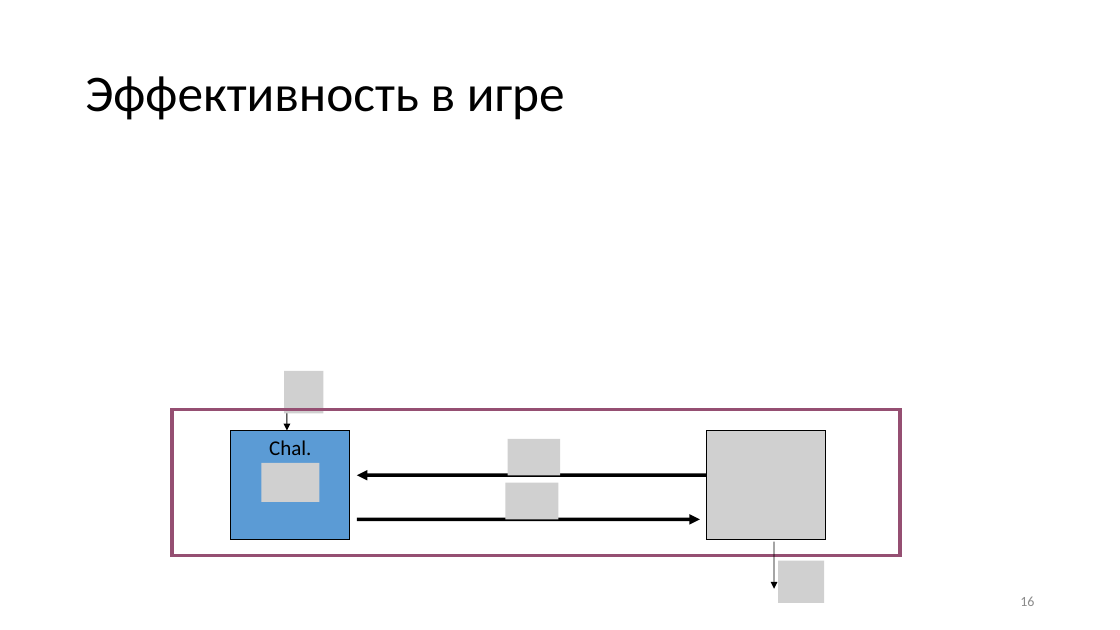
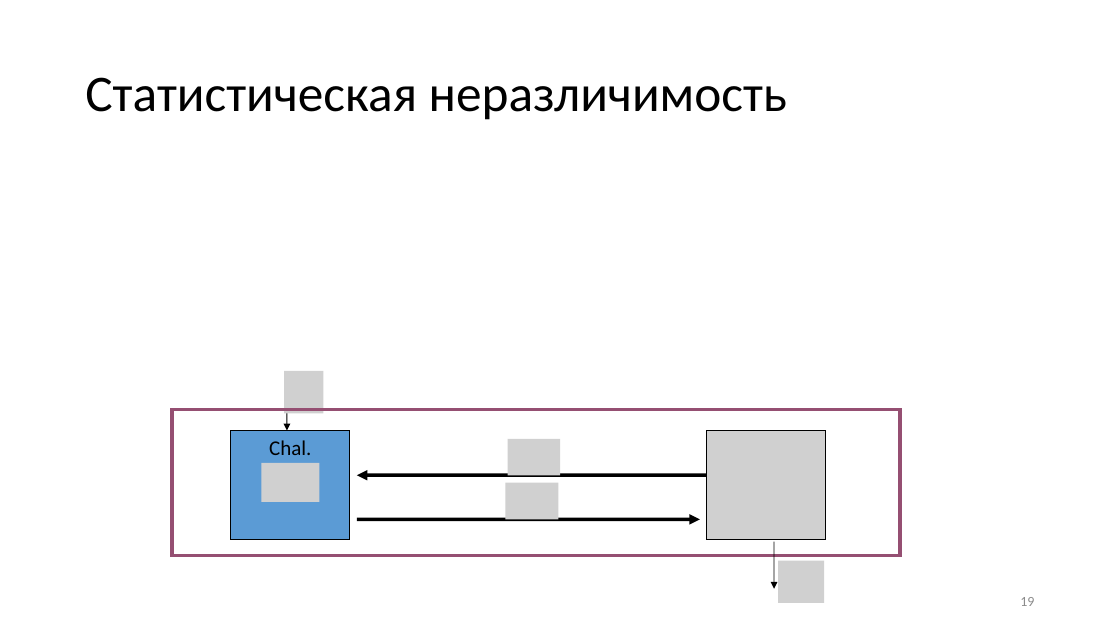
Before and after one commit to CryptoCourse/CryptoLectures, a slide deck: slide 19 of Lectures/Lecture2.pptx (slide 16 before the commit). Drawn at 1120x630 pixels with LibreOffice and Linux fonts; fonts in the diff are those of the drawing; grey boxes stand for pictures. Boxes give left, top, right and bottom in pixels: in the first picture for what was removed or moved away, otherwise in the second. Text is boxed around its words. In the diff, an @@ line names an element or a change of style, - is before the commit and + after.

```diff
--- a/Lectures/Lecture2.pptx
+++ b/Lectures/Lecture2.pptx
@@ title at [85,77,787,120]: text changed @@
-Эффективность в игре
+Статистическая неразличимость
@@ page number at [1020,597,1034,606]: text changed @@
-16
+19
```
Also in this commit, not shown: 11 other slides changed, 1 slide added, 1 other file.
